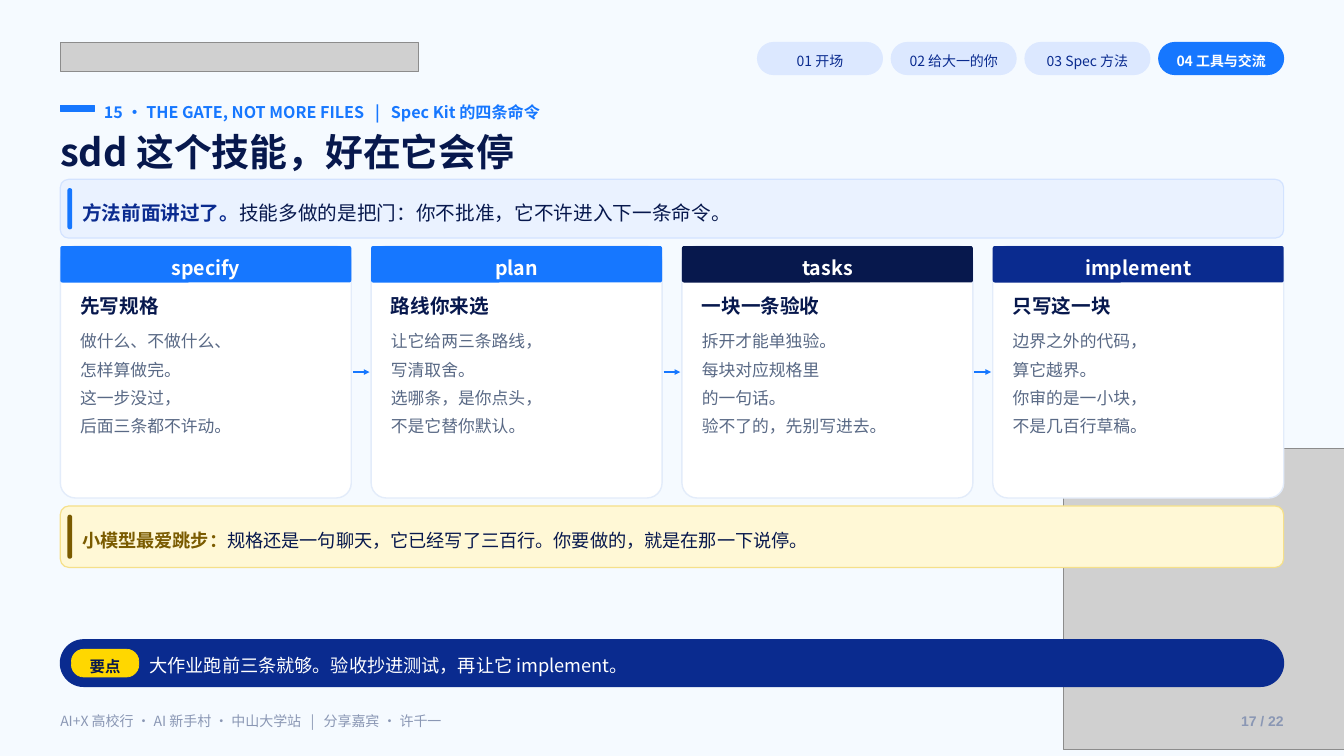
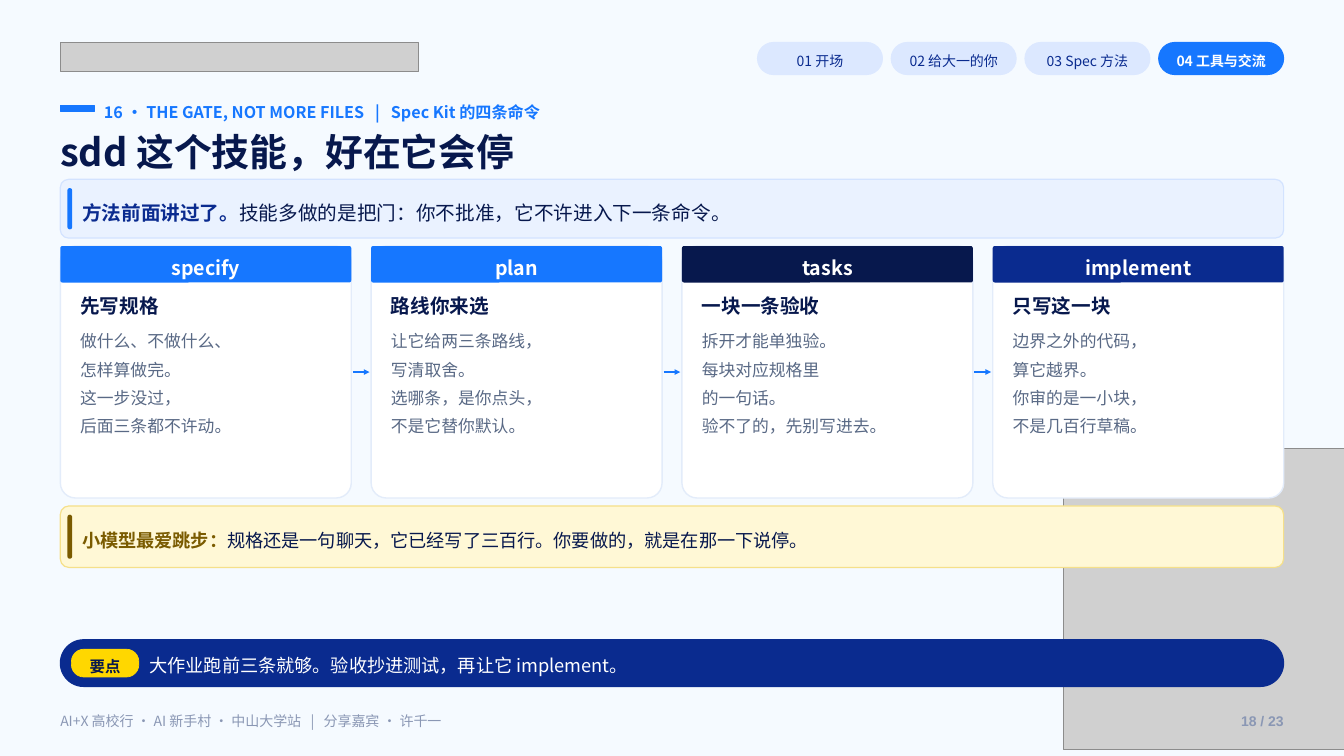
Before and after one commit to Frocir/aix-talk, a slide deck: slide 18 of aix-talk-26pages.pptx (slide 17 before the commit). Drawn at 1344x756 pixels with LibreOffice and Linux fonts; fonts in the diff are those of the drawing; grey boxes stand for pictures. Boxes give left, top, right and bottom in pixels: in the first picture for what was removed or moved away, otherwise in the second. Text is boxed around its words. In the diff, an @@ line names an element or a change of style, - is before the commit and + after.

```diff
--- a/aix-talk-26pages.pptx
+++ b/aix-talk-26pages.pptx
@@ text at (104, 104, 540, 122): text changed @@
-15 · THE GATE, NOT MORE FILES | Spec Kit 的四条命令
+16 · THE GATE, NOT MORE FILES | Spec Kit 的四条命令
@@ text at (1241, 716, 1284, 726): text changed @@
-17 / 22
+18 / 23
```
Also in this commit, not shown: 20 other slides changed, 1 slide added, 1 other file.
